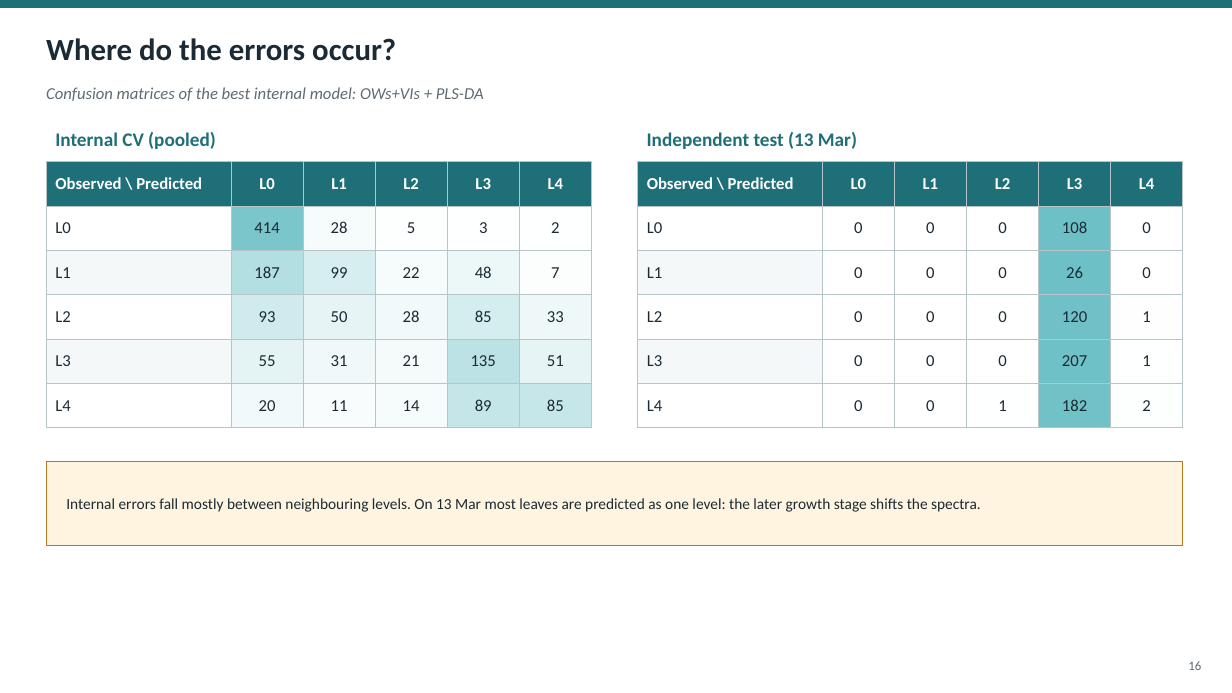
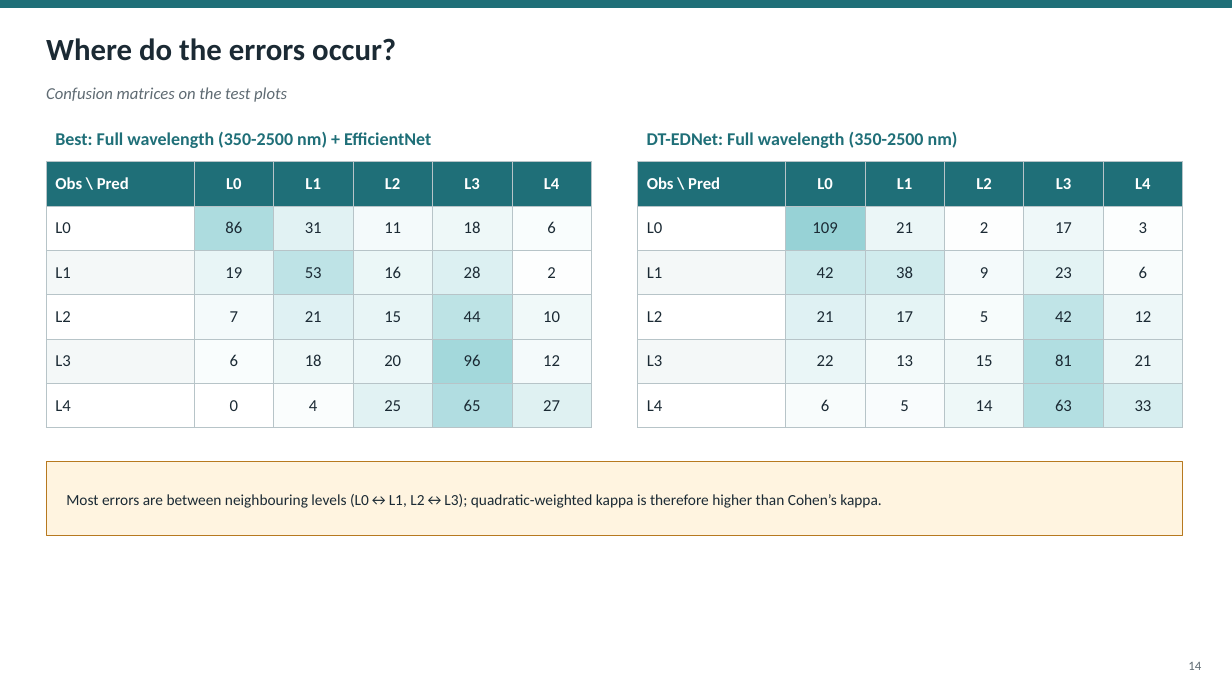
Before and after one commit to animesh270799-ctrl/meta, a slide deck: slide 14 of ASD_Leaf_WhiteRust_Seminar.pptx (slide 16 before the commit). Drawn at 1232x693 pixels with LibreOffice and Linux fonts; fonts in the diff are those of the drawing. Boxes give left, top, right and bottom in pixels: in the first picture for what was removed or moved away, otherwise in the second. Text is boxed around its words. In the diff, an @@ line names an element or a change of style, - is before the commit and + after.

```diff
--- a/ASD_Leaf_WhiteRust_Seminar.pptx
+++ b/ASD_Leaf_WhiteRust_Seminar.pptx
@@ text at box(46, 87, 287, 102): text changed @@
-Confusion matrices of the best internal model: OWs+VIs + PLS-DA
+Confusion matrices on the test plots
@@ text at box(55, 132, 431, 148): text changed; size 15 to 14 pt @@
-Internal CV (pooled)
+Best: Full wavelength (350-2500 nm) + EfficientNet
@@ text at box(647, 132, 958, 148): text changed; size 15 to 14 pt @@
-Independent test (13 Mar)
+DT-EDNet: Full wavelength (350-2500 nm)
@@ table at box(46, 162, 592, 415) @@
-row 1, column 1: Observed \ Predicted
+row 1, column 1: Obs \ Pred
-row 2: L0 | 414 | 28 | 5 | 3 | 2
+row 2: L0 | 86 | 31 | 11 | 18 | 6
-row 3: L1 | 187 | 99 | 22 | 48 | 7
+row 3: L1 | 19 | 53 | 16 | 28 | 2
-row 4: L2 | 93 | 50 | 28 | 85 | 33
+row 4: L2 | 7 | 21 | 15 | 44 | 10
-row 5: L3 | 55 | 31 | 21 | 135 | 51
+row 5: L3 | 6 | 18 | 20 | 96 | 12
-row 6: L4 | 20 | 11 | 14 | 89 | 85
+row 6: L4 | 0 | 4 | 25 | 65 | 27
@@ fill #7AC6CB to #ADDCDF in row 2, column 2 @@
@@ fill #F6FBFB to #E1F2F3 in 2 cells @@
@@ fill #FDFEFE to #F4FAFB in row 2, column 4 @@
@@ fill #FEFFFF to #EEF8F8 in row 2, column 5 @@
@@ fill #FEFFFF to #F9FDFD in row 2, column 6 @@
@@ fill #B4DFE2 to #E8F5F6 in row 3, column 2 @@
@@ fill #D7EEF0 to #BEE3E6 in row 3, column 3 @@
@@ fill #F6FBFC to #EBF7F7 in row 3, column 4 @@
@@ fill #ECF7F8 to #DCF0F2 in row 3, column 5 @@
@@ fill #FCFEFE to #FDFEFE in row 3, column 6 @@
@@ fill #D0EBED to #F4FAFB in row 4, column 2 @@
@@ fill #E6F4F5 to #DFF1F3 in row 4, column 3 @@
@@ fill #F1F9FA to #E8F5F6 in row 4, column 4 @@
@@ fill #D4EDEE to #BDE3E5 in row 4, column 5 @@
@@ fill #EEF8F9 to #F0F9F9 in row 4, column 6 @@
@@ fill #E4F3F4 to #F9FDFD in row 5, column 2 @@
@@ fill #F0F8F9 to #EEF8F8 in row 5, column 3 @@
@@ fill #F5FBFB to #ECF7F8 in row 5, column 4 @@
@@ fill #BCE2E5 to #A3D8DB in row 5, column 5 @@
@@ fill #E6F4F5 to #F4FAFB in row 5, column 6 @@
@@ fill #F2F9FA to #FFFFFF in row 6, column 2 @@
@@ fill #F8FCFC to #FAFDFD in row 6, column 3 @@
@@ fill #C4E6E8 to #B1DDE1 in row 6, column 5 @@
@@ fill #C6E7E9 to #DFF1F2 in row 6, column 6 @@
@@ table at box(638, 162, 1183, 415) @@
-row 1, column 1: Observed \ Predicted
+row 1, column 1: Obs \ Pred
-row 2: L0 | 0 | 0 | 0 | 108 | 0
+row 2: L0 | 109 | 21 | 2 | 17 | 3
-row 3: L1 | 0 | 0 | 0 | 26 | 0
+row 3: L1 | 42 | 38 | 9 | 23 | 6
-row 4: L2 | 0 | 0 | 0 | 120 | 1
+row 4: L2 | 21 | 17 | 5 | 42 | 12
-row 5: L3 | 0 | 0 | 0 | 207 | 1
+row 5: L3 | 22 | 13 | 15 | 81 | 21
-row 6: L4 | 0 | 0 | 1 | 182 | 2
+row 6: L4 | 6 | 5 | 14 | 63 | 33
@@ fill #FFFFFF to #97D2D6 in row 2, column 2 @@
@@ fill #FFFFFF to #EBF6F7 in row 2, column 3 @@
@@ fill #FFFFFF to #FDFEFE in row 2, column 4 @@
@@ fill #6DC1C6 to #EFF8F9 in row 2, column 5 @@
@@ fill #FFFFFF to #FCFEFE in row 2, column 6 @@
@@ fill #FFFFFF to #CBE9EB in row 3, column 2 @@
@@ fill #FFFFFF to #D0EBED in row 3, column 3 @@
@@ fill #FFFFFF to #F4FAFB in row 3, column 4 @@
@@ fill #6DC1C6 to #E3F3F4 in row 3, column 5 @@
@@ fill #FFFFFF to #F8FCFC in 2 cells @@
@@ fill #FFFFFF to #DFF1F3 in row 4, column 2 @@
@@ fill #FFFFFF to #E5F4F5 in row 4, column 3 @@
@@ fill #FFFFFF to #F7FCFC in row 4, column 4 @@
@@ fill #6FC1C7 to #C0E4E7 in row 4, column 5 @@
@@ fill #FEFEFF to #EDF7F8 in row 4, column 6 @@
@@ fill #FFFFFF to #EAF6F7 in row 5, column 2 @@
@@ fill #FFFFFF to #F3FAFA in row 5, column 3 @@
@@ fill #FFFFFF to #F1F9F9 in row 5, column 4 @@
@@ fill #6EC1C7 to #B1DEE1 in row 5, column 5 @@
@@ fill #FEFFFF to #EBF6F7 in row 5, column 6 @@
@@ fill #FFFFFF to #F9FCFD in row 6, column 3 @@
@@ fill #FEFFFF to #EEF8F8 in row 6, column 4 @@
@@ fill #70C2C7 to #B3DFE2 in row 6, column 5 @@
@@ fill #FDFEFE to #D7EEF0 in row 6, column 6 @@
@@ rectangle: place and size @@
-rectangle at box(46, 462, 1183, 545)
+rectangle at box(46, 462, 1183, 536)
@@ text at box(66, 494, 882, 508): text changed @@
-Internal errors fall mostly between neighbouring levels. On 13 Mar most leaves are predicted as one level: the later growth stage shifts the spectra.
+Most errors are between neighbouring levels (L0↔L1, L2↔L3); quadratic-weighted kappa is therefore higher than Cohen’s kappa.
@@ text at box(1188, 662, 1201, 670): text changed @@
-16
+14
```
Also in this commit, not shown: 13 other slides changed, 4 slides added, 5 slides removed, 10 other files.
